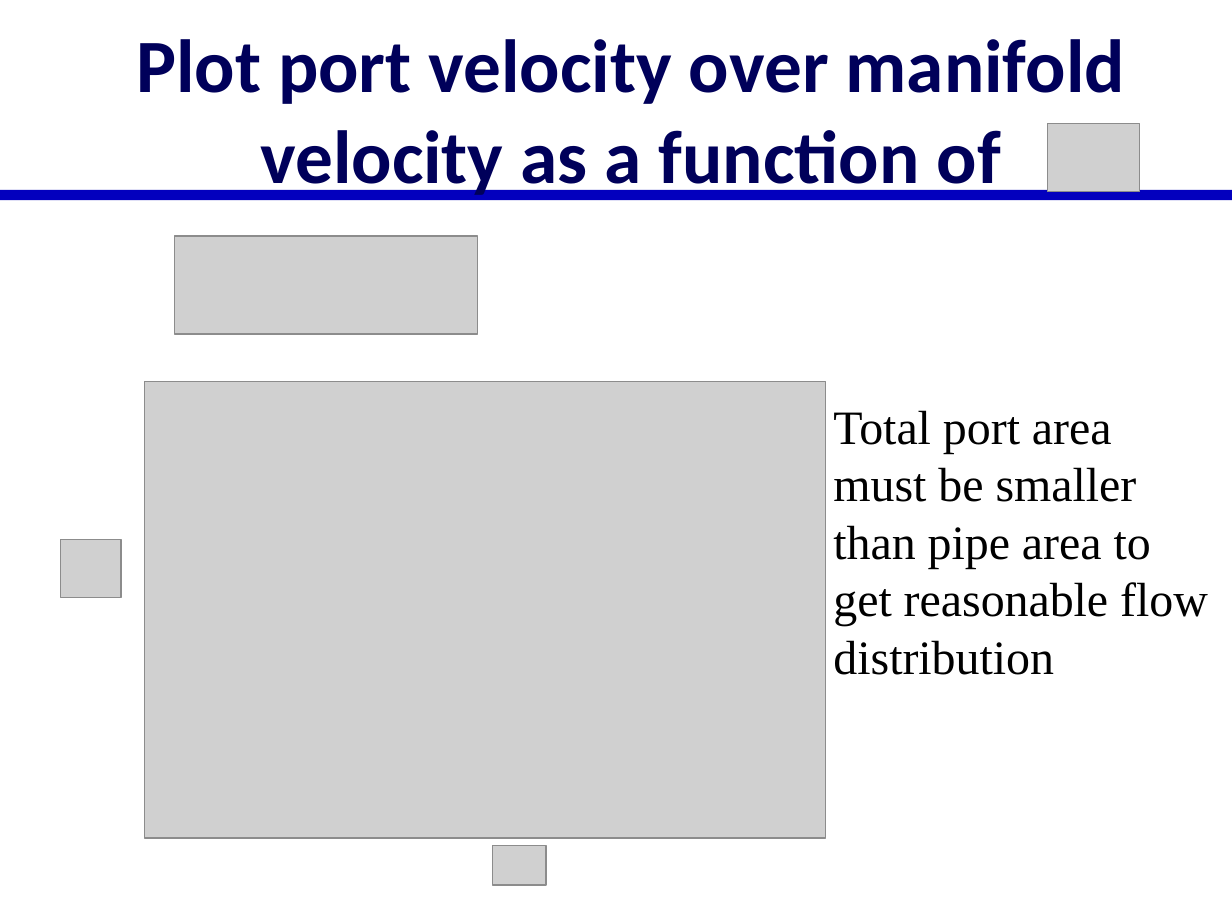
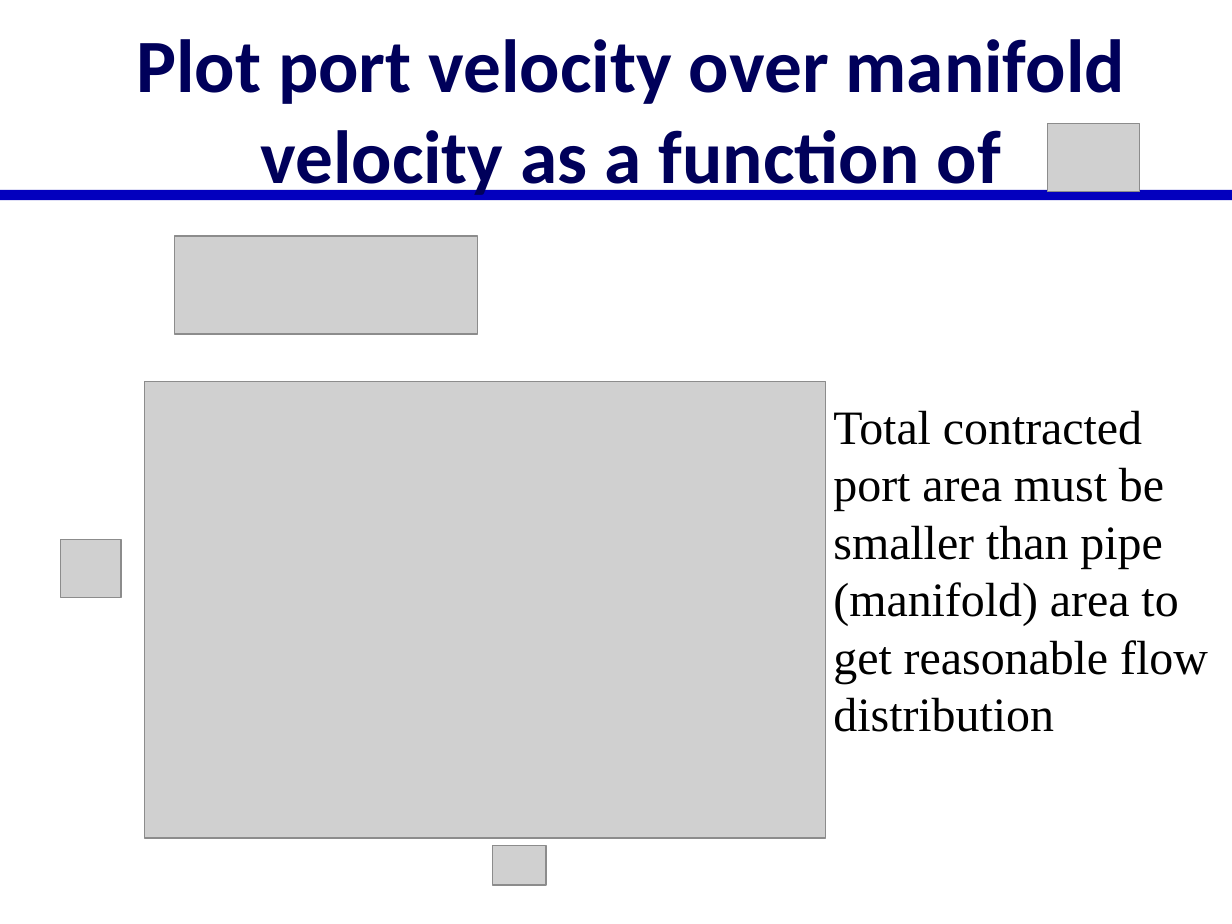
Before and after one commit to monroews/CEE4520Lectures, a slide deck: slide 17 of Manifolds.pptx (slide 16 before the commit). Drawn at 1232x924 pixels with LibreOffice and Linux fonts; fonts in the diff are those of the drawing; grey boxes stand for pictures. Boxes give left, top, right and bottom in pixels: in the first picture for what was removed or moved away, otherwise in the second. Text is boxed around its words. In the diff, an @@ line names an element or a change of style, - is before the commit and + after.

```diff
--- a/Manifolds.pptx
+++ b/Manifolds.pptx
@@ text at [833, 410, 1208, 732]: text changed @@
-Total port area must be smaller than pipe area to get reasonable flow distribution
+Total contracted port area must be smaller than pipe (manifold) area to get reasonable flow distribution
```
Also in this commit, not shown: 3 other slides changed, 1 slide added.
